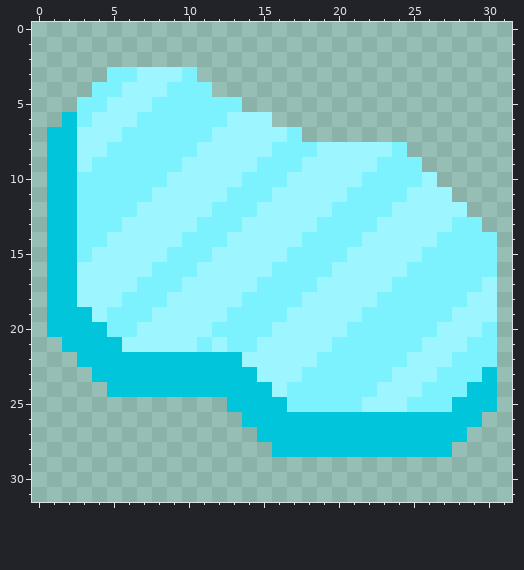
Pixel-art sprite: sprites/items/yttrium.png. Above, as it was before the edit.
The file is 32x32 pixels.
After:
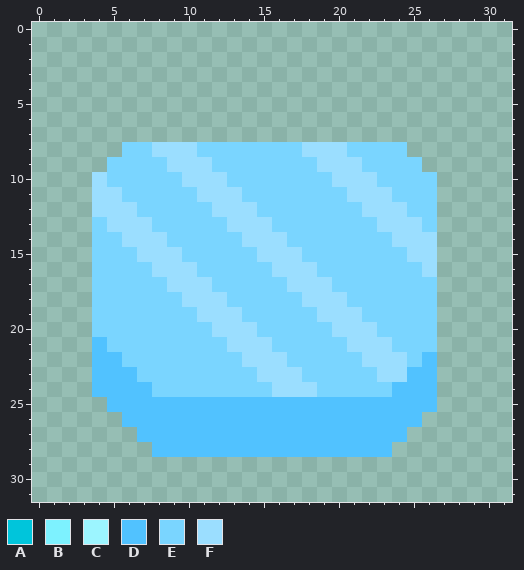
Palette (. is transparent): A #00c5db  B #7df2ff  C #9cf5ff  D #51c2ff  E #7ad5ff  F #9bdeff
The exact change:
@@ x 0..31 @@
  2 ................................
- 3 .....BBCCCB.....................
- 4 ....BBCCCBBB....................
- 5 ...BBCCCBBBBBB..................
- 6 ..ABCCCBBBBBBCCC................
- 7 .AACCCBBBBBBCCCCCB..............
- 8 .AACCBBBBBBCCCCCBBBCCCCCB.......
- 9 .AACBBBBBBCCCCCBBBCCCCCBBB......
-10 .AABBBBBBCCCCCBBBCCCCCBBBBC.....
-11 .AABBBBBCCCCCBBBCCCCCBBBBCCC....
-12 .AABBBBCCCCCBBBCCCCCBBBBCCCCC...
-13 .AABBBCCCCCBBBCCCCCBBBBCCCCCBB..
-14 .AABBCCCCCBBBCCCCCBBBBCCCCCBBBB.
-15 .AABCCCCCBBBCCCCCBBBBCCCCCBBBBB.
-16 .AACCCCCBBBCCCCCBBBBCCCCCBBBBBB.
-17 .AACCCCBBBCCCCCBBBBCCCCCBBBBBBC.
-18 .AACCCBBBCCCCCBBBBCCCCCBBBBBBCC.
-19 .AAACBBBCCCCCBBBBCCCCCBBBBBBCCC.
-20 .AAAABBCCCCCBBBBCCCCCBBBBBBCCCB.
-21 ..AAAACCCCCBCBBCCCCCBBBBBBCCCBB.
-22 ...AAAAAAAAAAACCCCCBBBBBBCCCBBB.
-23 ....AAAAAAAAAAACCCBBBBBBCCCBBBA.
-24 .....AAAAAAAAAAACBBBBBBCCCBBBAA.
-25 .............AAAABBBBBCCCBBBAAA.
-26 ..............AAAAAAAAAAAAAAAA..
-27 ...............AAAAAAAAAAAAAA...
-28 ................AAAAAAAAAAAA....
+ 3 ................................
+ 4 ................................
+ 5 ................................
+ 6 ................................
+ 7 ................................
+ 8 ......EEFFFEEEEEEEFFFEEEE.......
+ 9 .....EEEEFFFEEEEEEEFFFEEEE......
+10 ....FEEEEEFFFEEEEEEEFFFEEEE.....
+11 ....FFEEEEEFFFEEEEEEEFFFEEE.....
+12 ....FFFEEEEEFFFEEEEEEEFFFEE.....
+13 ....EFFFEEEEEFFFEEEEEEEFFFE.....
+14 ....EEFFFEEEEEFFFEEEEEEEFFF.....
+15 ....EEEFFFEEEEEFFFEEEEEEEFF.....
+16 ....EEEEFFFEEEEEFFFEEEEEEEF.....
+17 ....EEEEEFFFEEEEEFFFEEEEEEE.....
+18 ....EEEEEEFFFEEEEEFFFEEEEEE.....
+19 ....EEEEEEEFFFEEEEEFFFEEEEE.....
+20 ....EEEEEEEEFFFEEEEEFFFEEEE.....
+21 ....DEEEEEEEEFFFEEEEEFFFEEE.....
+22 ....DDEEEEEEEEFFFEEEEEFFFED.....
+23 ....DDDEEEEEEEEFFFEEEEEFFDD.....
+24 ....DDDDEEEEEEEEFFFEEEEEDDD.....
+25 .....DDDDDDDDDDDDDDDDDDDDDD.....
+26 ......DDDDDDDDDDDDDDDDDDDD......
+27 .......DDDDDDDDDDDDDDDDDD.......
+28 ........DDDDDDDDDDDDDDDD........
 29 ................................
Where, in picture pixels (left, top, right, bottom), the same in both pictures:
changed: (47, 67, 497, 457)
